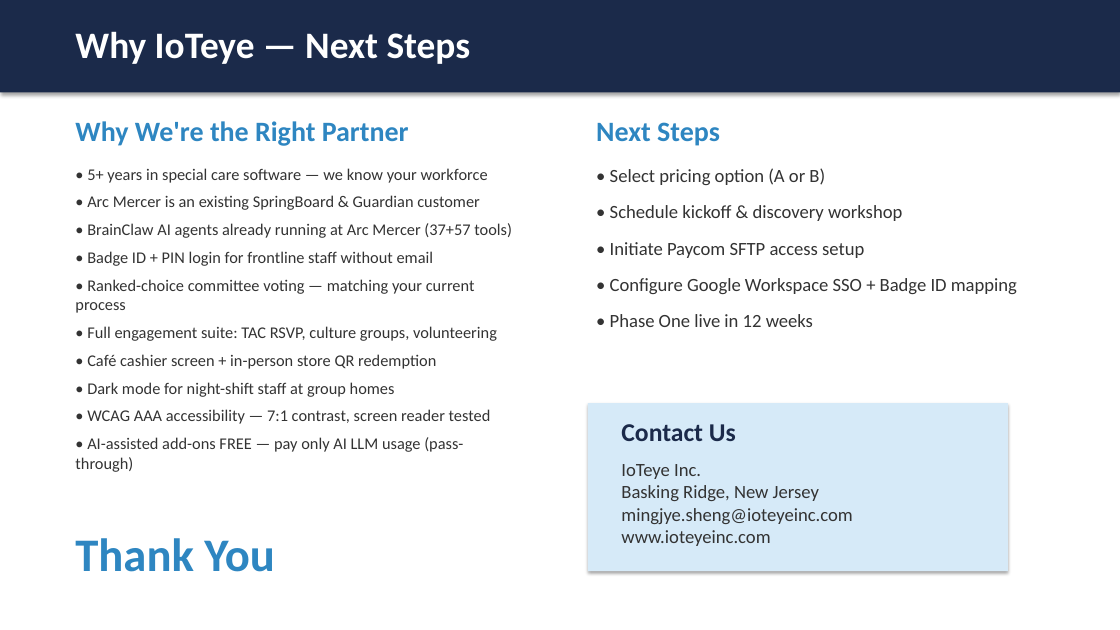
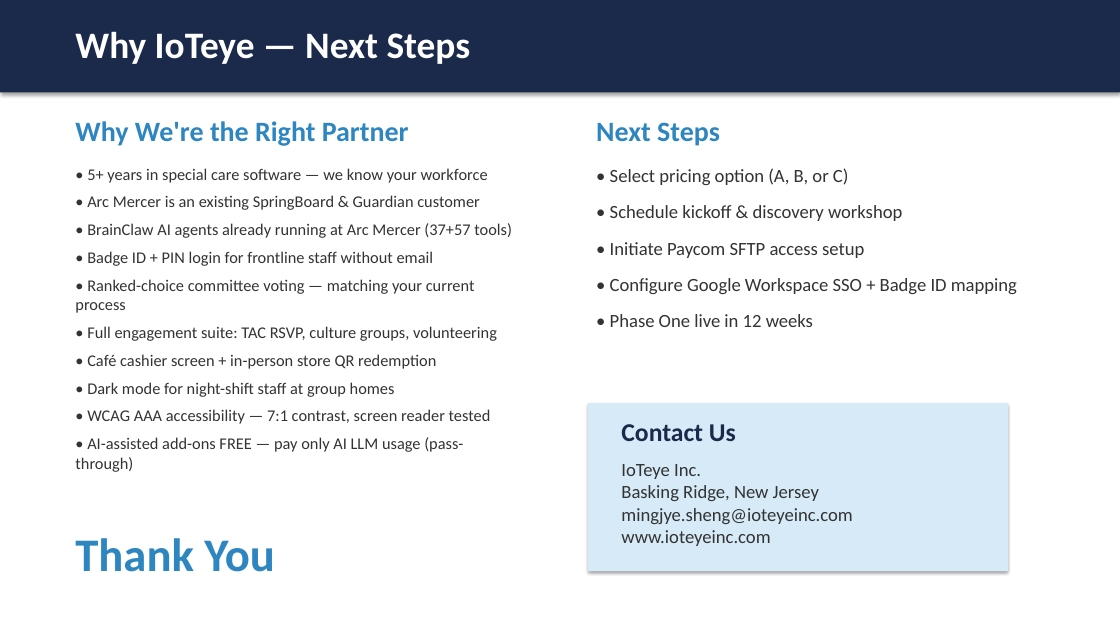
Before and after one commit to mingjyesheng-ioteye/sb_rewards, a slide deck: slide 18 of RFP/IoTeye - Arc Mercer Pitch.pptx. Drawn at 1120x630 pixels with LibreOffice and Linux fonts; fonts in the diff are those of the drawing. Boxes give left, top, right and bottom in pixels: in the first picture for what was removed or moved away, otherwise in the second. Text is boxed around its words. In the diff, an @@ line names an element or a change of style, - is before the commit and + after.

Commit message:
Slide 16: shorten reuse rights text; Slide 18: add Option C to pricing selection

```diff
--- a/RFP/IoTeye - Arc Mercer Pitch.pptx
+++ b/RFP/IoTeye - Arc Mercer Pitch.pptx
@@ text at (610, 168, 849, 185): text changed @@
-• Select pricing option (A or B)
+• Select pricing option (A, B, or C)
```
Also in this commit, not shown: 1 other slide changed, 1 other file.
